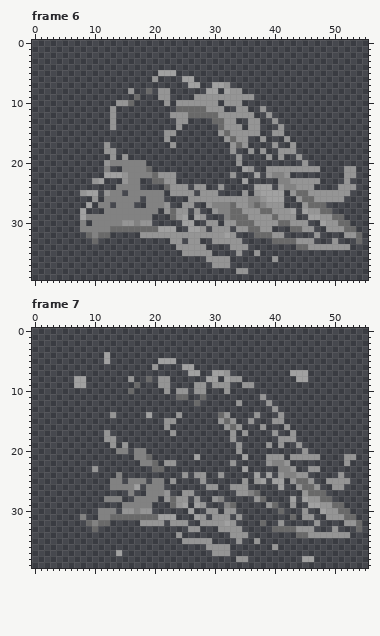
Pixel-art file: Drillbird_sprites/Characters/Enemies/Ghost/workfile_ghost_fadeaway.aseprite. The first picture shows the starting point.
56x40 pixels, 8 frames. Colours within 5 levels of each other are drawn and written as one. Shown: frame 6, frame 7. The commit also changed other frames, which this record leaves out.
Now the later version:
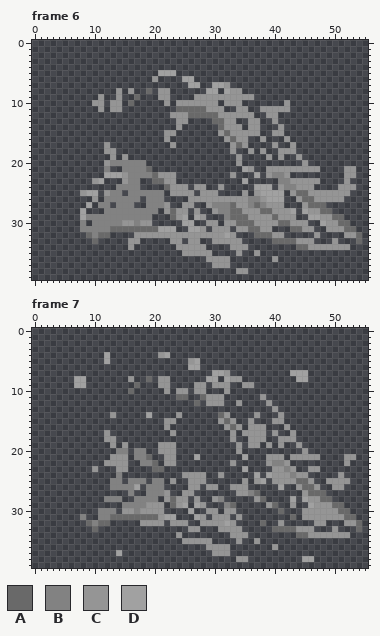
Palette (. is transparent): A #696969  B #828282  C #959595  D #a1a1a1
The commit says: ghostn fadeaway anim tweakzzzz
Change:
Frame 6, layer "extra mwiggle":
y 8: x 14 . -> C
y 9: x 11 . -> C; x 14 . -> C
y 10: x 10..11 .. -> CC; x 13 . -> C; x 15 C -> .; x 42 . -> C
y 11: x 11 . -> C; x 14 . -> C; x 39..42 .... -> CCCC
y 12: x 13 C -> .; x 40 . -> C
y 13..14: x 13 C -> .
y 32: x 17 . -> C
y 33: x 16..17 .. -> CC
y 34: x 16 . -> C
Frame 7, layer "extra mwiggle":
y 4: x 21..22 .. -> CD
y 5: x 21..23 DDD -> ...; x 26..27 .. -> CD
y 6: x 20 C -> .; x 25 D -> .; x 27 . -> D
y 7: x 26..27 DD -> ..
y 11..12: x 29..31 ... -> CCC
y 16: x 36..37 .. -> CC
y 17..18: x 36..38 ... -> CCC
y 19: x 21..23 ... -> CCC; x 36..37 .. -> CC
y 20: x 21..23 ... -> CCC
y 21: x 13..15 ... -> CCC; x 22..23 .. -> CC
y 22: x 12..15 .... -> CCCC
y 23: x 14..15 .. -> CC; x 40..41 .B -> CC
y 24: x 26 . -> C; x 40 . -> C; x 42 B -> C
y 25: x 26..27 .. -> CC; x 40..42 DD. -> CCC
y 26: x 26..27 .. -> CC
y 29: x 19..21 B.. -> CCC; x 47 D -> C
y 30: x 20..21 .. -> CC; x 46..48 ..D -> CCC
y 31: x 21 D -> C; x 47..48 .. -> CC
y 32: x 48 . -> C
Pixel boxes of the changes (left, top, right, bottom) in both pictures:
changed: (92, 88, 128, 130)
added: (266, 100, 290, 118)
added: (128, 232, 140, 250)
changed: (152, 352, 224, 406)
changed: (248, 424, 326, 526)
changed: (146, 442, 200, 520)
added: (104, 454, 128, 472)
